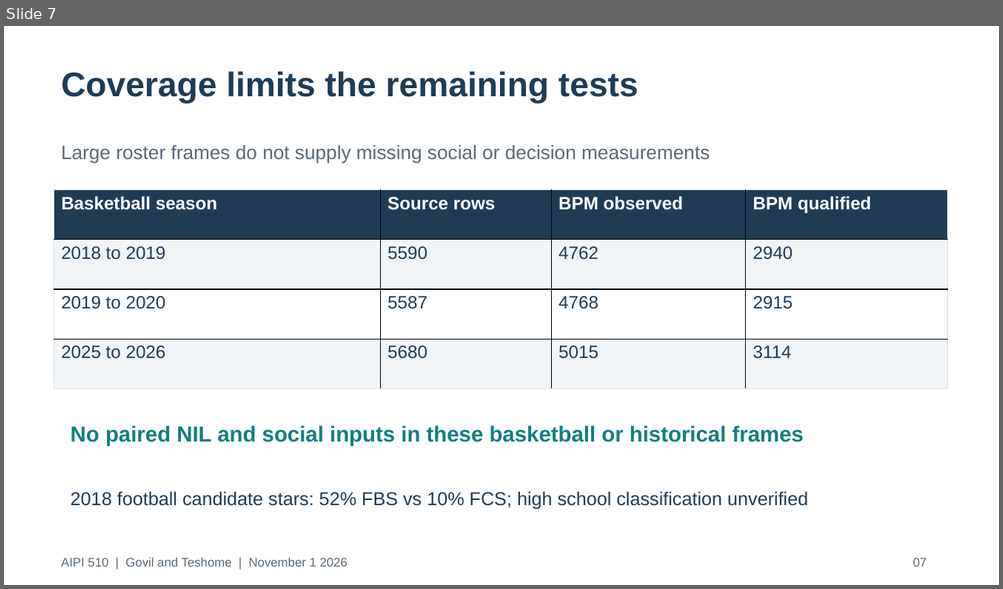
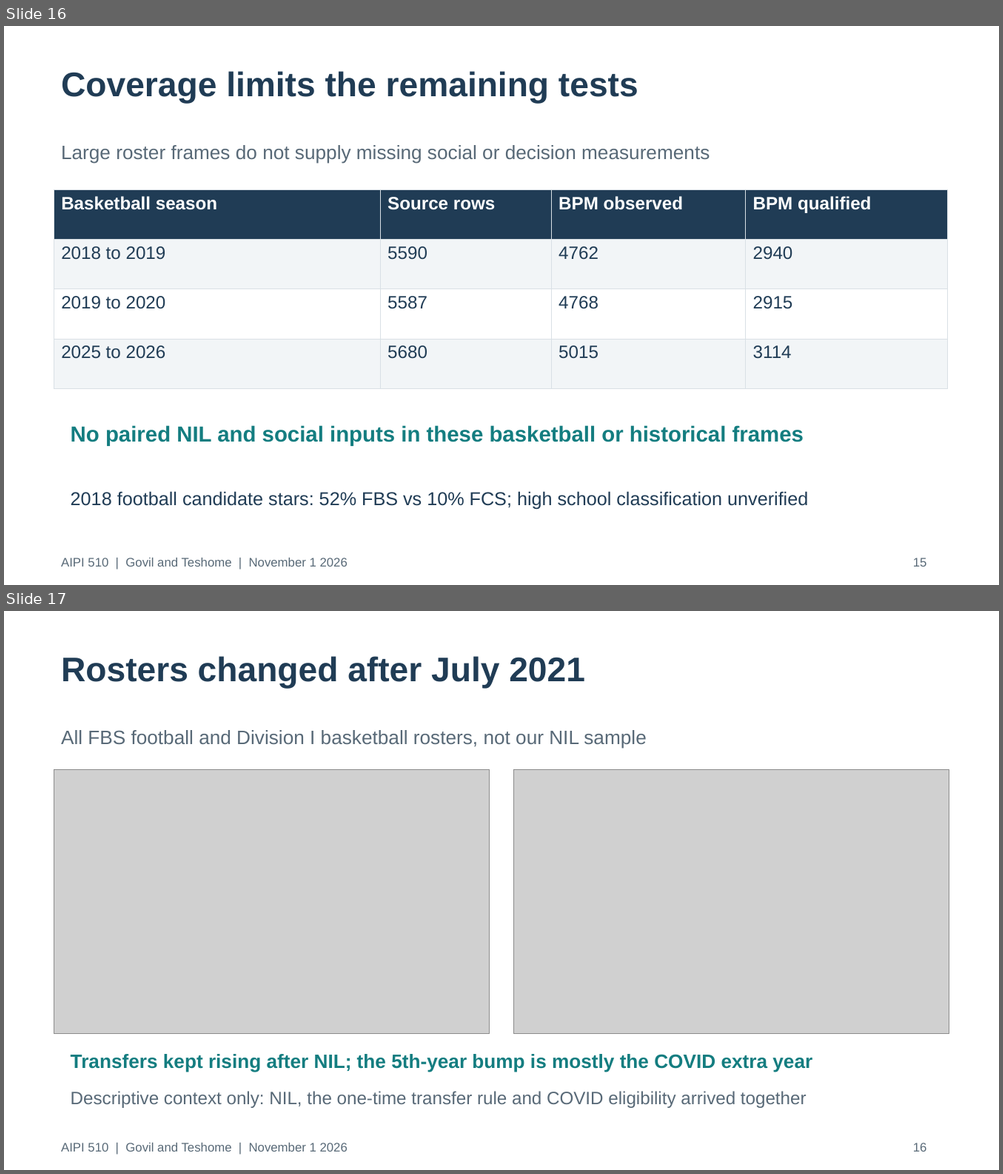
Before and after one commit to govrahul/aipi510_project2, a slide deck: deliverables/project2_presentation.pptx. Shown one above the other, each under a label of ours: slide 7 before the commit, slides 16 and 17 after it. The pictures are 1003x589 and 1003x1174 pixels, drawn with LibreOffice and Linux fonts; fonts in the diff are those of the drawing; grey boxes stand for pictures. Boxes give left, top, right and bottom in pixels: in the first picture for what was removed or moved away, otherwise in the second. Text is boxed around its words. In the diff, an @@ line names an element or a change of style, - is before the commit and + after.

```diff
--- a/deliverables/project2_presentation.pptx
+++ b/deliverables/project2_presentation.pptx
@@ slide 17 added at [4, 611, 999, 1170], background #FFFFFF @@
@@ text added at [61, 656, 585, 688], 33 pt, text #203C55, bold @@
+Rosters changed after July 2021
@@ text added at [61, 730, 646, 749], 18.8 pt, text #586977 @@
+All FBS football and Division I basketball rosters, not our NIL sample
@@ picture added at [54, 770, 489, 1035] @@
@@ picture added at [514, 769, 949, 1034] @@
@@ text added at [71, 1054, 812, 1072], 18.8 pt, text #147D80, bold @@
+Transfers kept rising after NIL; the 5th-year bump is mostly the COVID extra year
@@ text added at [71, 1091, 806, 1108], 17.2 pt, text #586977 @@
+Descriptive context only: NIL, the one-time transfer rule and COVID eligibility arrived together
@@ text added at [61, 1143, 347, 1152], 12 pt, text #586977 @@
+AIPI 510 | Govil and Teshome | November 1 2026
@@ text added at [913, 1143, 927, 1152], 12 pt, text #586977 @@
+16
@@ what was slide 7 is now slide 16 @@
@@ slide 16 changed as well @@
@@ table at [54, 190, 948, 389] @@
@@ borders changed @@
@@ text at [913, 558, 927, 567]: text changed @@
-07
+15
```
Also in this commit, not shown: 3 other slides changed, 10 other slides added, 2 slides removed, 43 other files.
